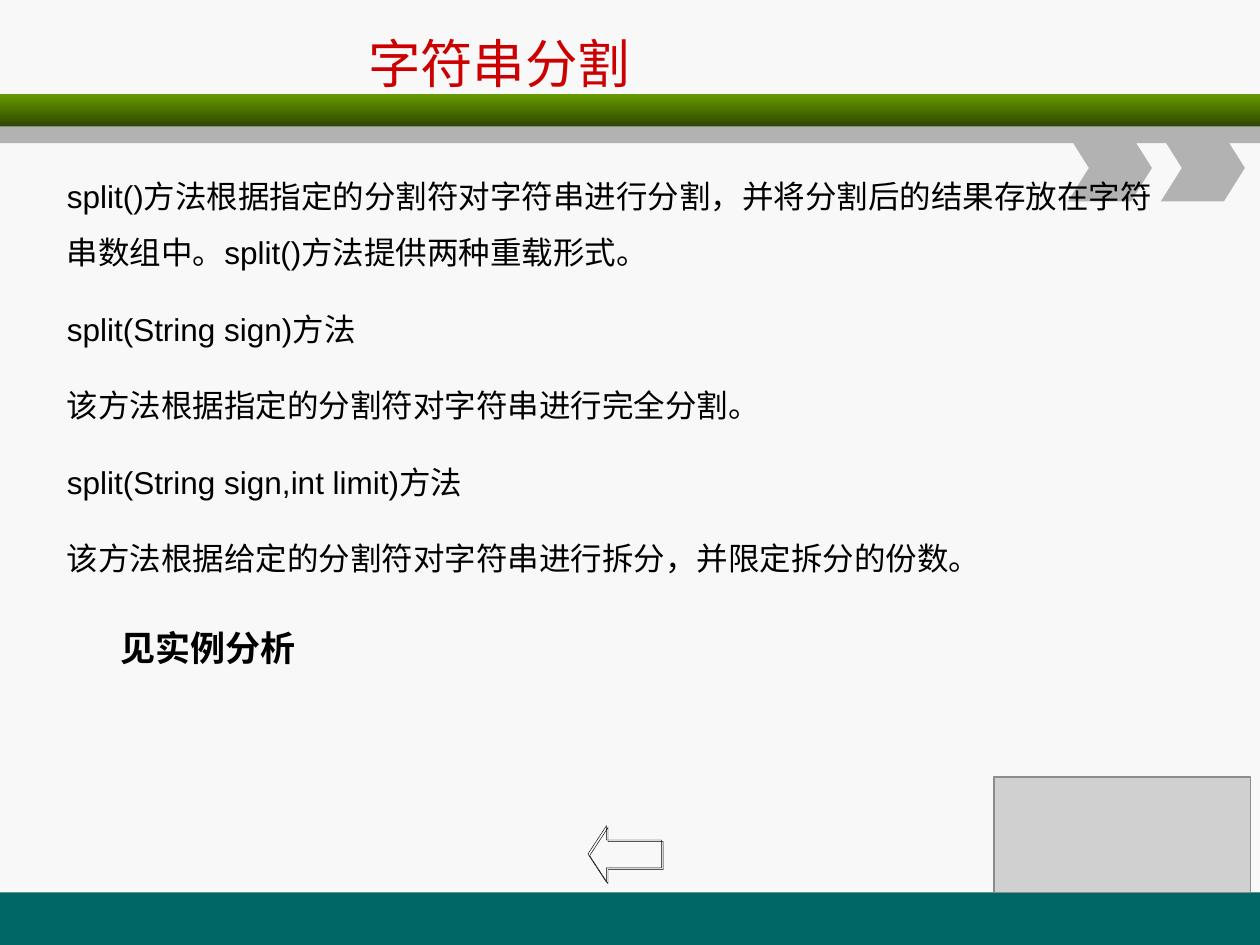
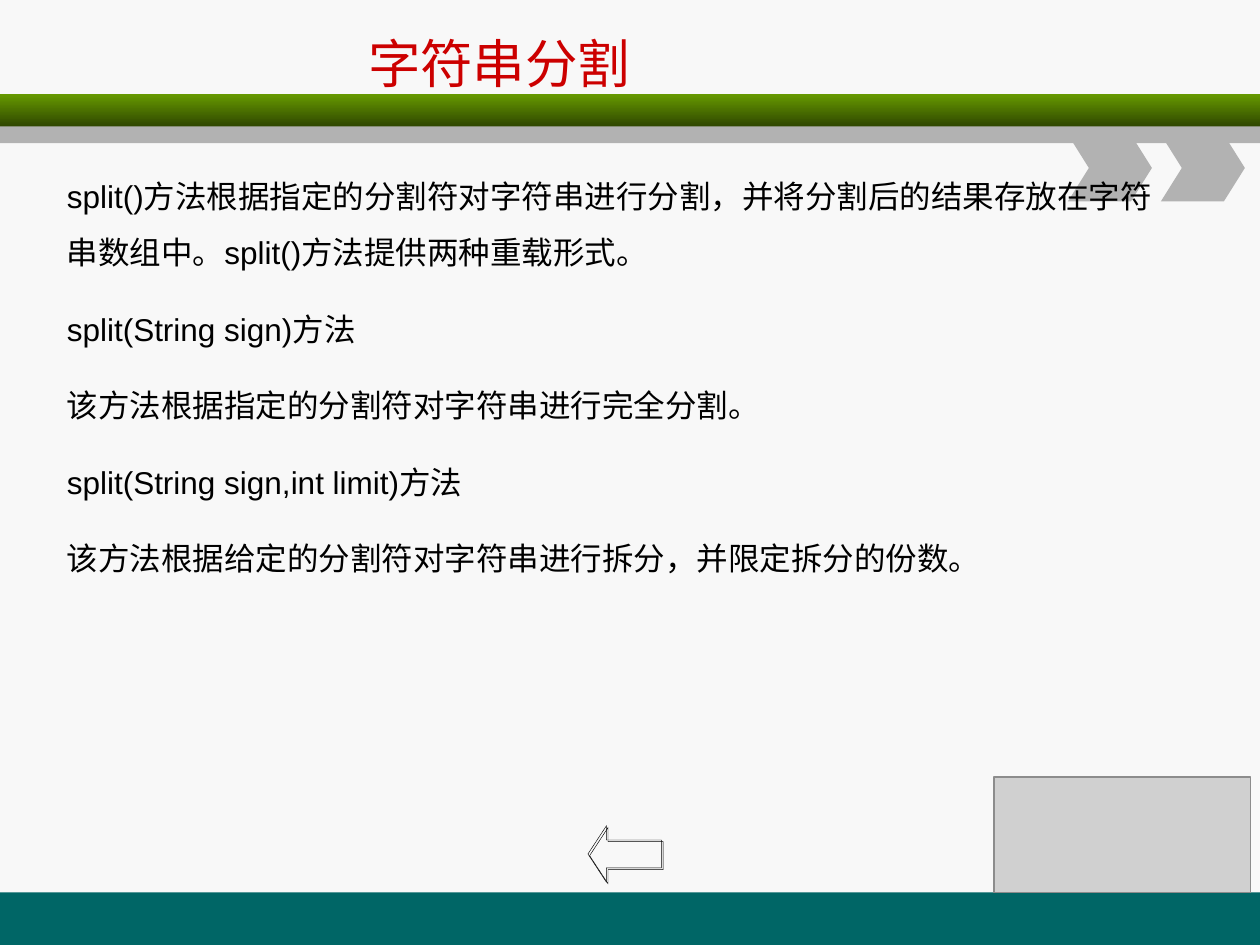
Before and after one commit to christwei/gitDoc, a slide deck: slide 64 of 课件/环宇/java编程基础/A2.ppt (slide 67 before the commit). Drawn at 1260x945 pixels with LibreOffice and Linux fonts; fonts in the diff are those of the drawing; grey boxes stand for pictures. Boxes give left, top, right and bottom in pixels: in the first picture for what was removed or moved away, otherwise in the second. Text is boxed around its words. In the diff, an @@ line names an element or a change of style, - is before the commit and + after.

```diff
--- a/课件/环宇/java编程基础/A2.ppt
+++ b/课件/环宇/java编程基础/A2.ppt
@@ text removed at (121, 631, 296, 664) @@
-见实例分析
```
Also in this commit, not shown: 13 other slides changed, 1 slide added, 4 slides removed, 22 other files.
